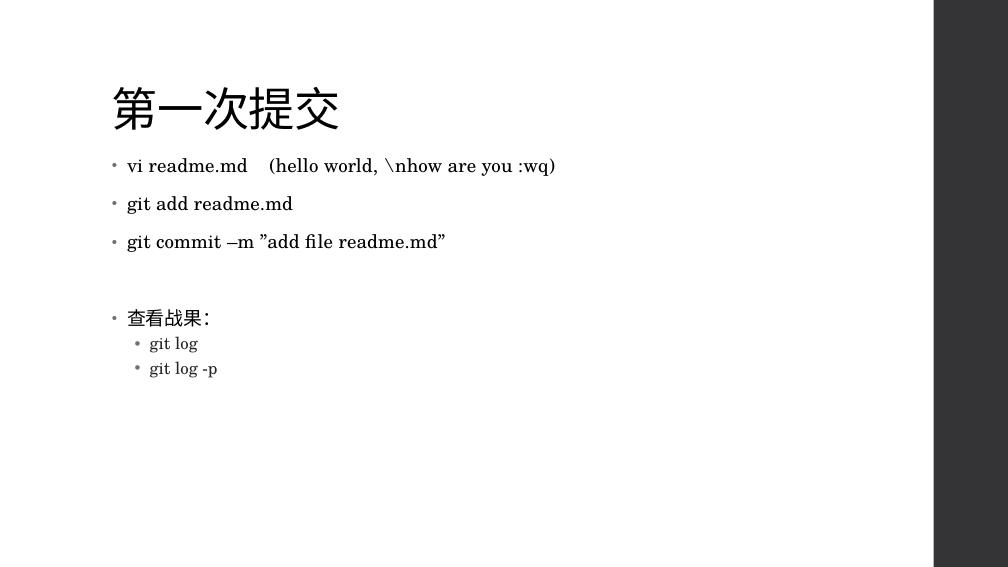
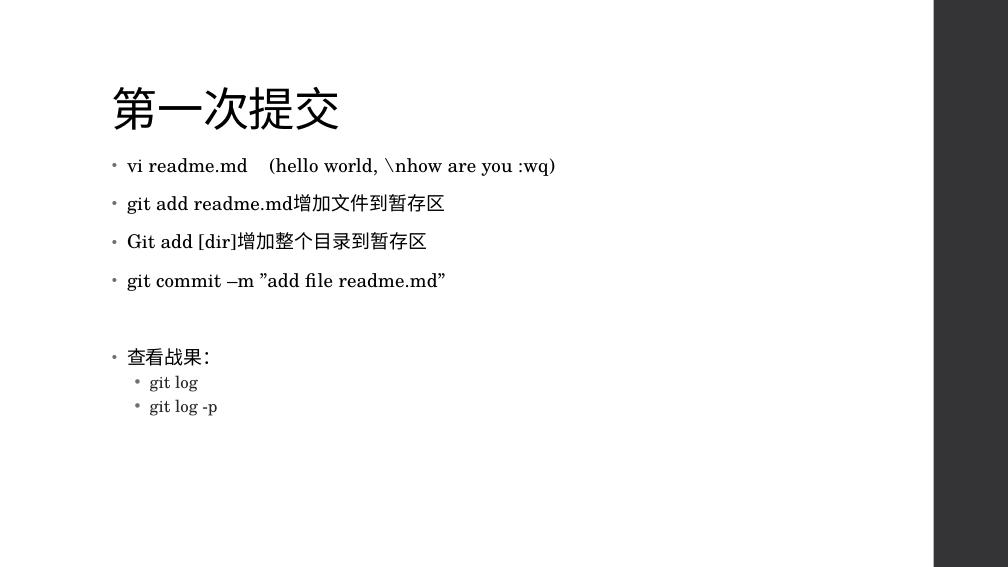
Before and after one commit to CharXu/markdown, a slide deck: slide 6 of 7.10/git_introducing.pptx. Drawn at 1008x567 pixels with LibreOffice and Linux fonts; fonts in the diff are those of the drawing. Boxes give left, top, right and bottom in pixels: in the first picture for what was removed or moved away, otherwise in the second. Text is boxed around its words. In the diff, an @@ line names an element or a change of style, - is before the commit and + after.

```diff
--- a/7.10/git_introducing.pptx
+++ b/7.10/git_introducing.pptx
@@ text at [127,194,445,250]: text changed @@
-• git add readme.md
+• git add readme.md增加文件到暂存区
+• Git add [dir]增加整个目录到暂存区
```
Also in this commit, not shown: 1 other slide changed.
